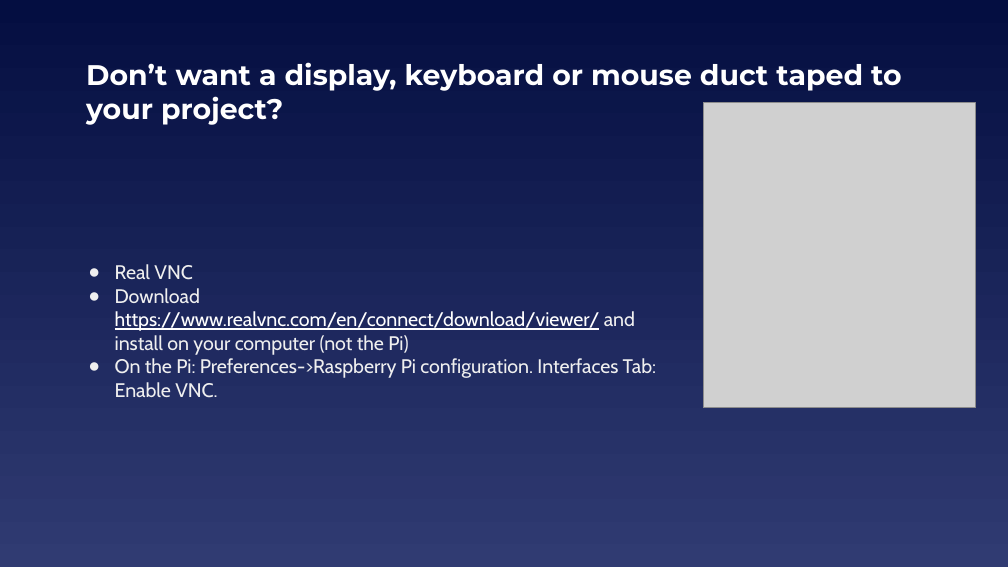
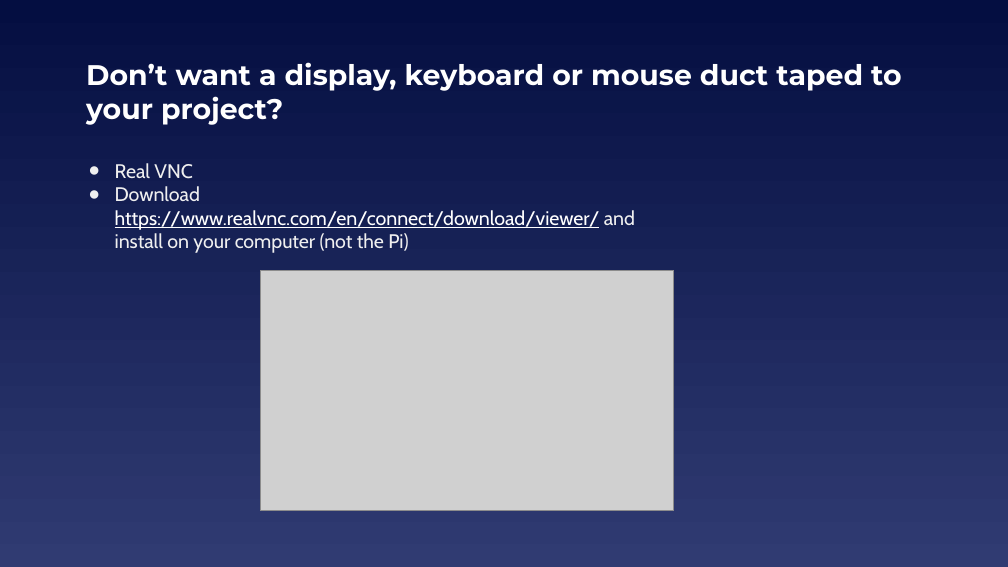
Before and after one commit to EELabMan/Raspberry-Pi-Intro, a slide deck: slide 20 of Raspberry Pi Intro.pptx (slide 14 before the commit). Drawn at 1008x567 pixels with LibreOffice and Linux fonts; fonts in the diff are those of the drawing; grey boxes stand for pictures. Boxes give left, top, right and bottom in pixels: in the first picture for what was removed or moved away, otherwise in the second. Text is boxed around its words. In the diff, an @@ line names an element or a change of style, - is before the commit and + after.

```diff
--- a/Raspberry Pi Intro.pptx
+++ b/Raspberry Pi Intro.pptx
@@ picture removed at (703, 103, 976, 408) @@
@@ text "Real VNC" at (115, 163, 635, 253): vertical alignment middle to top @@
@@ picture added at (260, 271, 674, 511) @@
@@ text at (115, 358, 656, 398): paragraph removed @@
-● On the Pi: Preferences->Raspberry Pi configuration. Interfaces Tab: Enable VNC.
```
Also in this commit, not shown: 8 other slides changed, 7 slides added, 1 slide removed, 2 other files.
